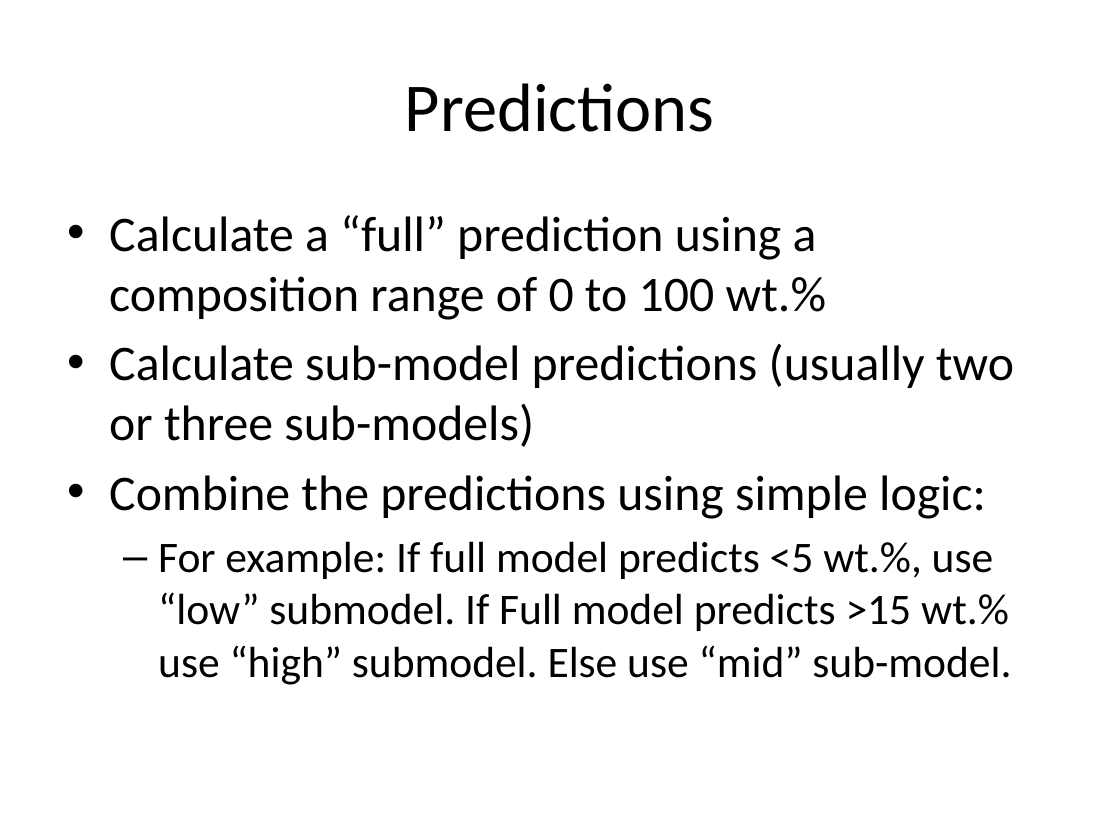
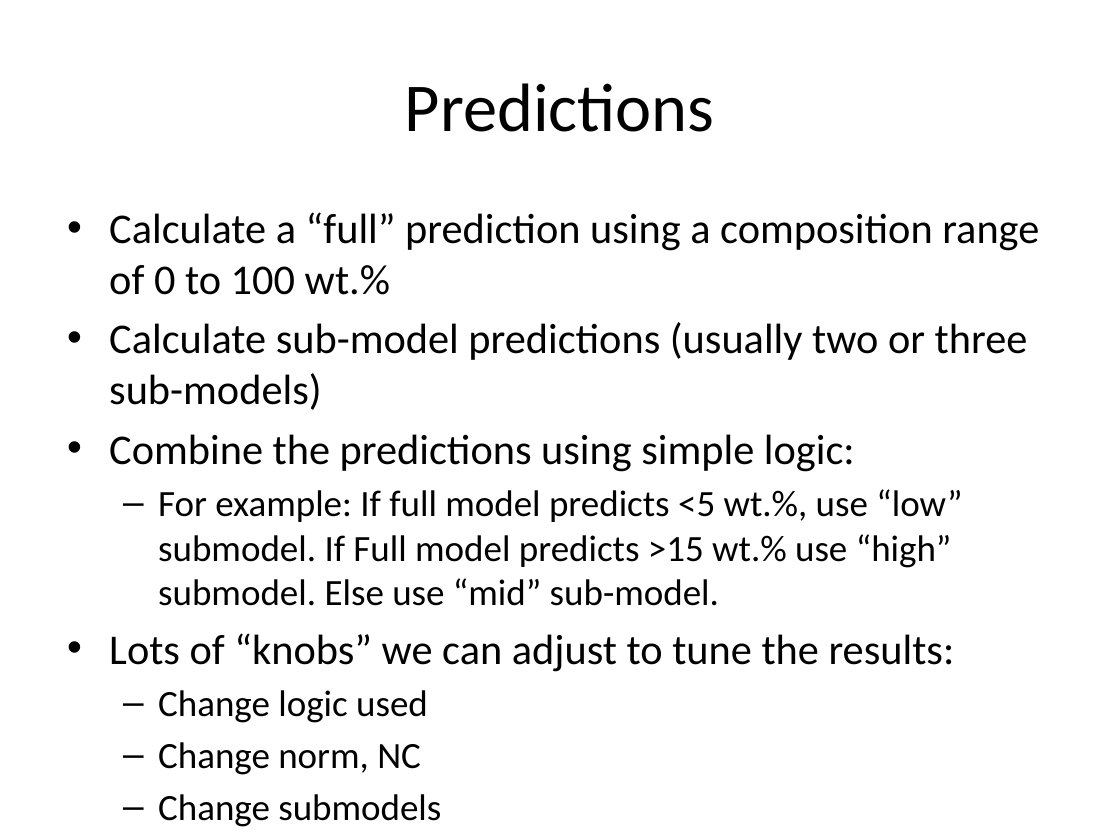
Before and after one commit to freesiemens/Working, a slide deck: slide 5 of ChemCam PLS1 Sub-Model Calibration.pptx. Drawn at 1120x840 pixels with LibreOffice and Linux fonts; fonts in the diff are those of the drawing. Boxes give left, top, right and bottom in pixels: in the first picture for what was removed or moved away, otherwise in the second. Text is boxed around its words. In the diff, an @@ line names an element or a change of style, - is before the commit and + after.

Commit message:
Fixing CaO norm, running a "lowest" submodel

```diff
--- a/ChemCam PLS1 Sub-Model Calibration.pptx
+++ b/ChemCam PLS1 Sub-Model Calibration.pptx
@@ text at [109, 212, 1039, 606]: size 32 to 27.2 pt in "Calculate a “full” prediction using a composition ...", "Calculate sub-model predictions (usually two or three ...", "Combine the predictions using simple logic:"; size 28 to 23.8 pt in "For example: If full model predicts <5 ..." @@
@@ text at [109, 633, 955, 723]: paragraphs added @@
+• Lots of “knobs” we can adjust to tune the results:
+  – Change logic used
+  – Change norm, NC
+  – Change submodels
```
Also in this commit, not shown: 3 other slides changed, 4 slides added, 7 other files.
